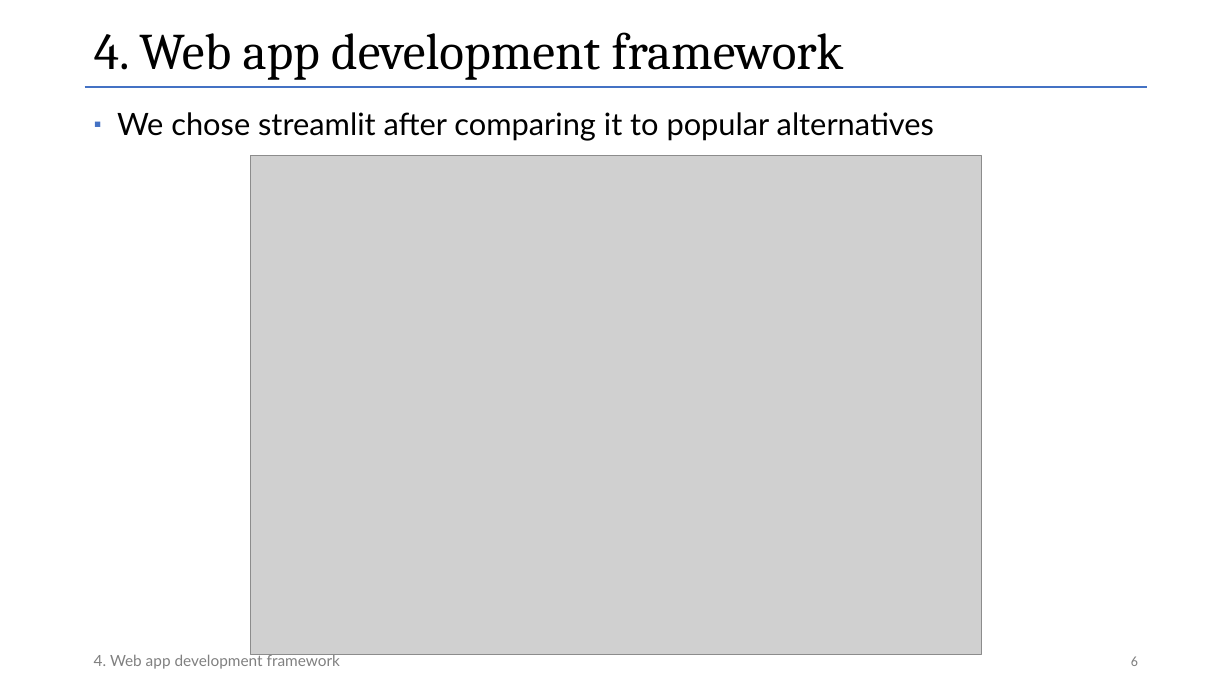
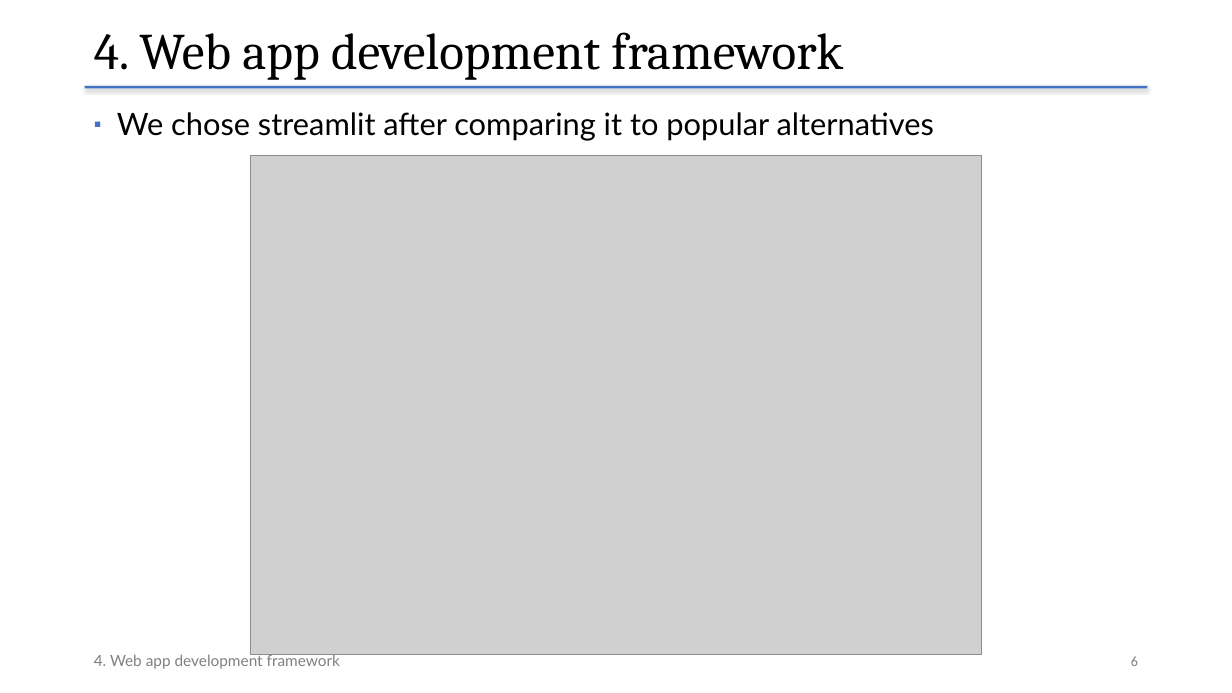
Before and after one commit to Data-Challenge-Team-8/data_challenge_team_8, a slide deck: slide 6 of presentation_task1/presentation_1_data_challenges_v01.pptx. Drawn at 1232x693 pixels with LibreOffice and Linux fonts; fonts in the diff are those of the drawing; grey boxes stand for pictures. Boxes give left, top, right and bottom in pixels: in the first picture for what was removed or moved away, otherwise in the second. Text is boxed around its words. In the diff, an @@ line names an element or a change of style, - is before the commit and + after.

```diff
--- a/presentation_task1/presentation_1_data_challenges_v01.pptx
+++ b/presentation_task1/presentation_1_data_challenges_v01.pptx
@@ line (85, 87) - (1148, 87): stroke #4472C4 1 pt to #4472C4 2 pt @@
```
Also in this commit, not shown: 7 other slides changed.
